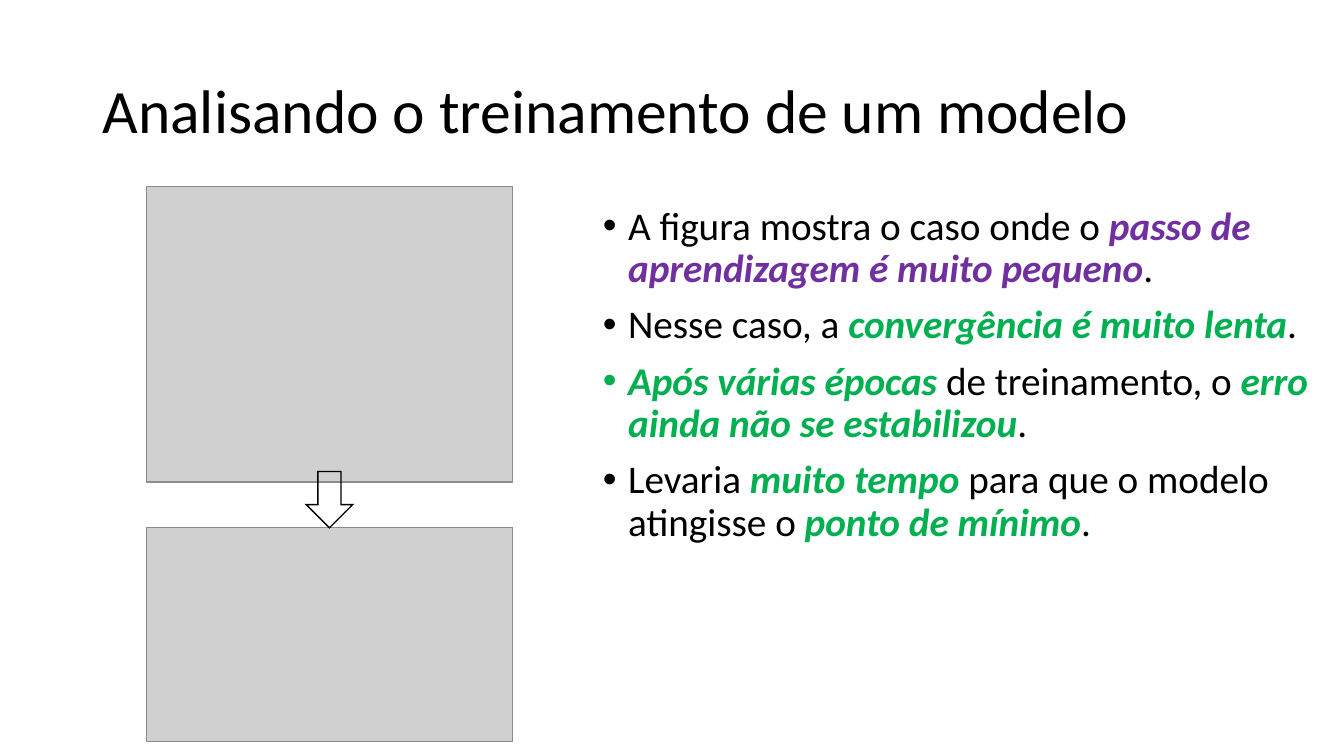
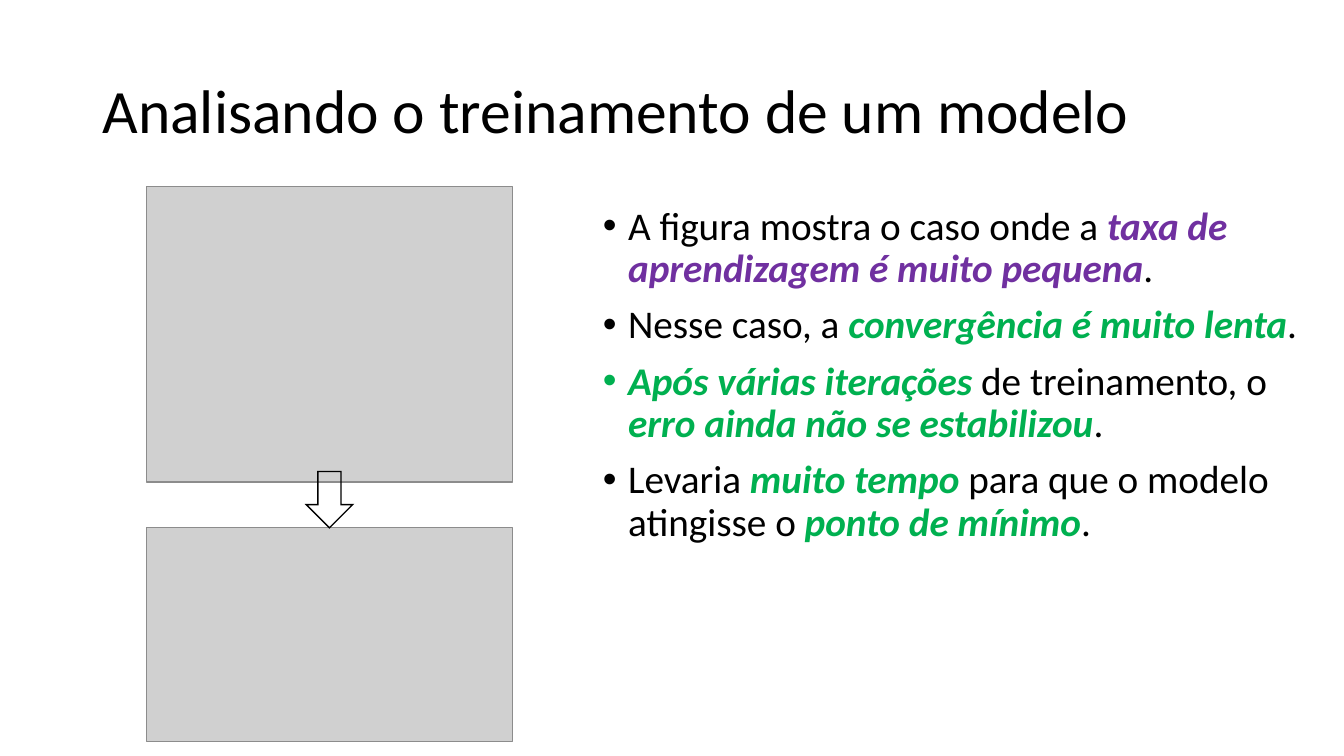
Before and after one commit to zz4fap/t319_aprendizado_de_maquina, a slide deck: slide 16 of slides/T319_Regressão_Linear (Parte III).pptx. Drawn at 1344x756 pixels with LibreOffice and Linux fonts; fonts in the diff are those of the drawing; grey boxes stand for pictures. Boxes give left, top, right and bottom in pixels: in the first picture for what was removed or moved away, otherwise in the second. Text is boxed around its words. In the diff, an @@ line names an element or a change of style, - is before the commit and + after.

```diff
--- a/slides/T319_Regressão_Linear (Parte III).pptx
+++ b/slides/T319_Regressão_Linear (Parte III).pptx
@@ text at bbox=[628, 212, 1227, 289]: text changed @@
-• A figura mostra o caso onde o passo de aprendizagem é muito pequeno.
+• A figura mostra o caso onde a taxa de aprendizagem é muito pequena.
@@ text at bbox=[628, 367, 1267, 438]: text changed @@
-• Após várias épocas de treinamento, o erro ainda não se estabilizou.
+• Após várias iterações de treinamento, o erro ainda não se estabilizou.
```
Also in this commit, not shown: 10 other slides changed, 3 other files.
